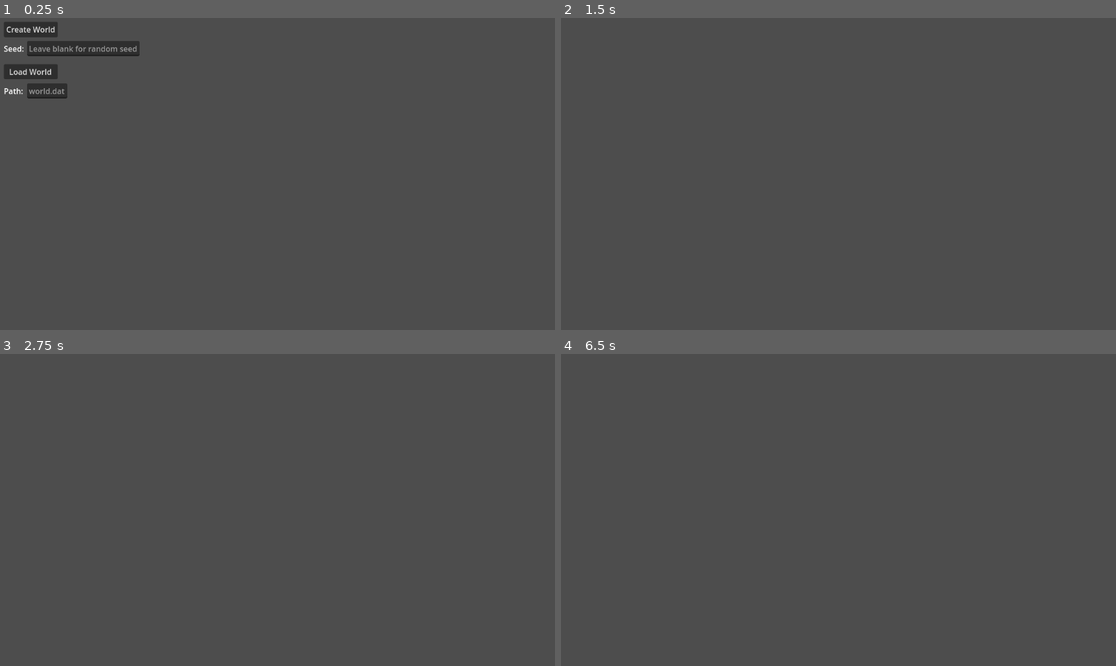
Above: before the commit, frames 1-4 (two rows, left to right).
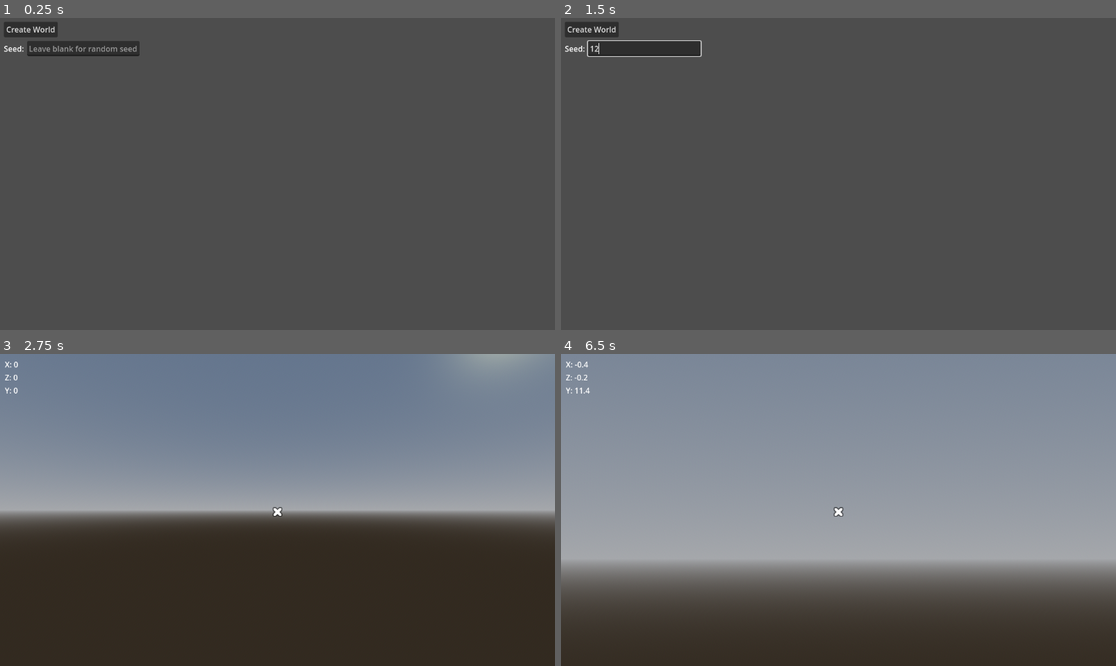
Above: after the commit, the same moments.

Repository: Nathan3-14/noise
Game: Godot game, scene res://world.tscn
Two runs of this game, one before a commit and one after it. Both use one fixed random seed, a clock stepped at 60 frames per second and the inputs below.
Inputs (mouse positions are in pixels of both pictures, inside the frame that each line leads up to):
- Up to frame 1 (0.25 s): no input
- Up to frame 2 (1.5 s): click (644, 49) at 0.52 s; type "12" at 0.6 s; click (594, 71) at 1.25 s, where only the run before the commit has a clickable "Load World"
- Up to frame 3 (2.75 s): click (33, 366) at 2 s, where only the run after the commit has a clickable "Create World"
- Up to frame 4 (6.5 s): tap Enter (ui_accept) every 0.75 s from 2.75 to 5.75 s; move the mouse to (960, 494) at 2.77 s; hold D (right) 2.78-3.53 s; hold Right mouse button (ads) 2.78-3.53 s; tap Space (jump) at 3.02, 3.77, 5.27, 6.02 s; move the mouse to (727, 525) at 3.52 s; hold S (down) 3.53-4.28 s; click (727, 525) at 3.6 s; move the mouse to (894, 441) at 4.27 s; hold D (right) 4.28-5.03 s; hold Right mouse button (ads) 4.28-5.03 s; move the mouse to (810, 572) at 5.02 s; hold Up (ui_up) 5.03-5.78 s; click (810, 572) at 5.1 s; move the mouse to (1005, 556) at 5.77 s; hold A (left) from 5.78 s (still down); hold Right mouse button (ads) from 5.78 s (still down); tap Escape (pause) at 6.4 s

The runs differ from the first frame. In frame 1, 0.8% of the frame differs, in the area x 0-13%, y 14-26%; in frame 2, 1.5%; in frame 3, 97%, in the area x 0-100%, y 0-100%; in frame 4, 90%.
Error before the commit: Attempt to call function 'list_dir_begin' in base 'null instance' on a null instance. (res://world.gd:141)
Error after the commit: Attempt to call function 'list_dir_begin' in base 'null instance' on a null instance. (res://world.gd:146)

Commit message:
Improved save and load functions

Diff:
--- a/player.gd
+++ b/player.gd
@@ -94,5 +94,7 @@
 	else:
 		Input.set_mouse_mode(Input.MOUSE_MODE_VISIBLE)
 
-	if is_menu: $CanvasLayer/PauseMenu.visible = !$CanvasLayer/PauseMenu.visible
+	if is_menu:
+		$CanvasLayer/PauseMenu.visible = !$CanvasLayer/PauseMenu.visible
+		$CanvasLayer/PauseMenu/Save/LineEdit.text = get_parent().world_file
 	else: is_menu = true
--- a/world.gd
+++ b/world.gd
@@ -1,6 +1,8 @@
 extends Node3D
 
-#var world_file = "user://world.dat"
+var world_file: String
+
+
 
 @export var noise_scale = 5
 var noise_generator = FastNoiseLite.new()
@@ -24,17 +26,19 @@
 
 
 func world_button_pressed(world_name):
-	print(world_name)
 	$CanvasLayer.visible = false
-	load_file("user://saves/" + world_name + ".dat")
+	load_file("user://saves/" + world_name)
+	world_file = world_name
 	load_world()
 
 
 func _ready():
 	for world in list_files_in_directory("user://saves"):
 		var button = world_button.instantiate()
+		button.world = world
+		button.text = world.split(".")[0]
 		button.connect("pressed", world_button_pressed.bind(button.world))
-		$CanvasLayer/WorldCreator/LoadWorld/Worlds.add_child(button)
+		$CanvasLayer/WorldCreator/LoadWorld/ScrollContainer/Worlds.add_child(button)
 
 # Initialize the world_array with default values (e.g., 0 for empty tiles)
 func generate_world(seed=null):
@@ -116,6 +120,7 @@
 	file.close()
 
 func load_file(world_file):
+	print("world_file: " + world_file)
 	var file = FileAccess.open(world_file, FileAccess.READ)
 	if FileAccess.file_exists(world_file):
 		var loaded_player_data = file.get_var()
@@ -150,3 +155,11 @@
 	dir.list_dir_end()
 
 	return files
+
+
+func _on_load_entered():
+	$CanvasLayer/WorldCreator/LoadWorld/ManualLoad.visible = true
+
+
+func _on_load_exited():
+	$CanvasLayer/WorldCreator/LoadWorld/ManualLoad.visible = false
--- a/world.tscn
+++ b/world.tscn
@@ -1,6 +1,9 @@
-[gd_scene load_steps=5 format=3 uid="uid://dvgi8oeagi45u"]
+[gd_scene load_steps=6 format=3 uid="uid://dvgi8oeagi45u"]
 
 [ext_resource type="Script" path="res://world.gd" id="1_cx8u5"]
+
+[sub_resource type="RectangleShape2D" id="RectangleShape2D_uuuej"]
+size = Vector2(152, 88)
 
 [sub_resource type="ProceduralSkyMaterial" id="ProceduralSkyMaterial_4e7fe"]
 
@@ -63,39 +66,56 @@
 offset_right = 40.0
 offset_bottom = 40.0
 
-[node name="Load" type="Button" parent="CanvasLayer/WorldCreator/LoadWorld"]
+[node name="ManualLoad" type="Control" parent="CanvasLayer/WorldCreator/LoadWorld"]
+visible = false
+anchors_preset = 0
+offset_right = 40.0
+offset_bottom = 40.0
+
+[node name="Load" type="Button" parent="CanvasLayer/WorldCreator/LoadWorld/ManualLoad"]
 layout_mode = 0
 offset_left = 8.0
-offset_top = 96.0
+offset_top = 192.0
 offset_right = 120.0
-offset_bottom = 127.0
+offset_bottom = 223.0
 text = "Load World"
 
-[node name="PathLabel" type="Label" parent="CanvasLayer/WorldCreator/LoadWorld"]
+[node name="PathLabel" type="Label" parent="CanvasLayer/WorldCreator/LoadWorld/ManualLoad"]
 layout_mode = 0
 offset_left = 8.0
-offset_top = 140.0
+offset_top = 236.0
 offset_right = 56.0
-offset_bottom = 166.0
+offset_bottom = 264.0
 text = "Path:"
 
-[node name="Path" type="LineEdit" parent="CanvasLayer/WorldCreator/LoadWorld"]
+[node name="Path" type="LineEdit" parent="CanvasLayer/WorldCreator/LoadWorld/ManualLoad"]
 layout_mode = 0
-offset_left = 56.0
-offset_top = 136.0
-offset_right = 140.0
-offset_bottom = 167.0
+offset_left = 60.0
+offset_top = 232.0
+offset_right = 144.0
+offset_bottom = 263.0
 placeholder_text = "world.dat"
 
-[node name="Worlds" type="VBoxContainer" parent="CanvasLayer/WorldCreator/LoadWorld"]
+[node name="ScrollContainer" type="ScrollContainer" parent="CanvasLayer/WorldCreator/LoadWorld"]
 layout_mode = 0
-offset_left = 8.0
-offset_top = 176.0
-offset_right = 120.0
-offset_bottom = 240.0
+offset_left = 16.0
+offset_top = 88.0
+offset_right = 176.0
+offset_bottom = 184.0
+
+[node name="Worlds" type="VBoxContainer" parent="CanvasLayer/WorldCreator/LoadWorld/ScrollContainer"]
+layout_mode = 2
+
+[node name="Area2D" type="Area2D" parent="CanvasLayer/WorldCreator/LoadWorld"]
+
+[node name="CollisionShape2D" type="CollisionShape2D" parent="CanvasLayer/WorldCreator/LoadWorld/Area2D"]
+position = Vector2(76, 228)
+shape = SubResource("RectangleShape2D_uuuej")
 
 [node name="WorldEnvironment" type="WorldEnvironment" parent="."]
 environment = SubResource("Environment_b65on")
 
 [connection signal="pressed" from="CanvasLayer/WorldCreator/CreateWorld/Create" to="." method="_on_button_pressed"]
-[connection signal="pressed" from="CanvasLayer/WorldCreator/LoadWorld/Load" to="." method="_on_load_pressed"]
+[connection signal="pressed" from="CanvasLayer/WorldCreator/LoadWorld/ManualLoad/Load" to="." method="_on_load_pressed"]
+[connection signal="mouse_entered" from="CanvasLayer/WorldCreator/LoadWorld/Area2D" to="." method="_on_load_entered"]
+[connection signal="mouse_exited" from="CanvasLayer/WorldCreator/LoadWorld/Area2D" to="." method="_on_load_exited"]
